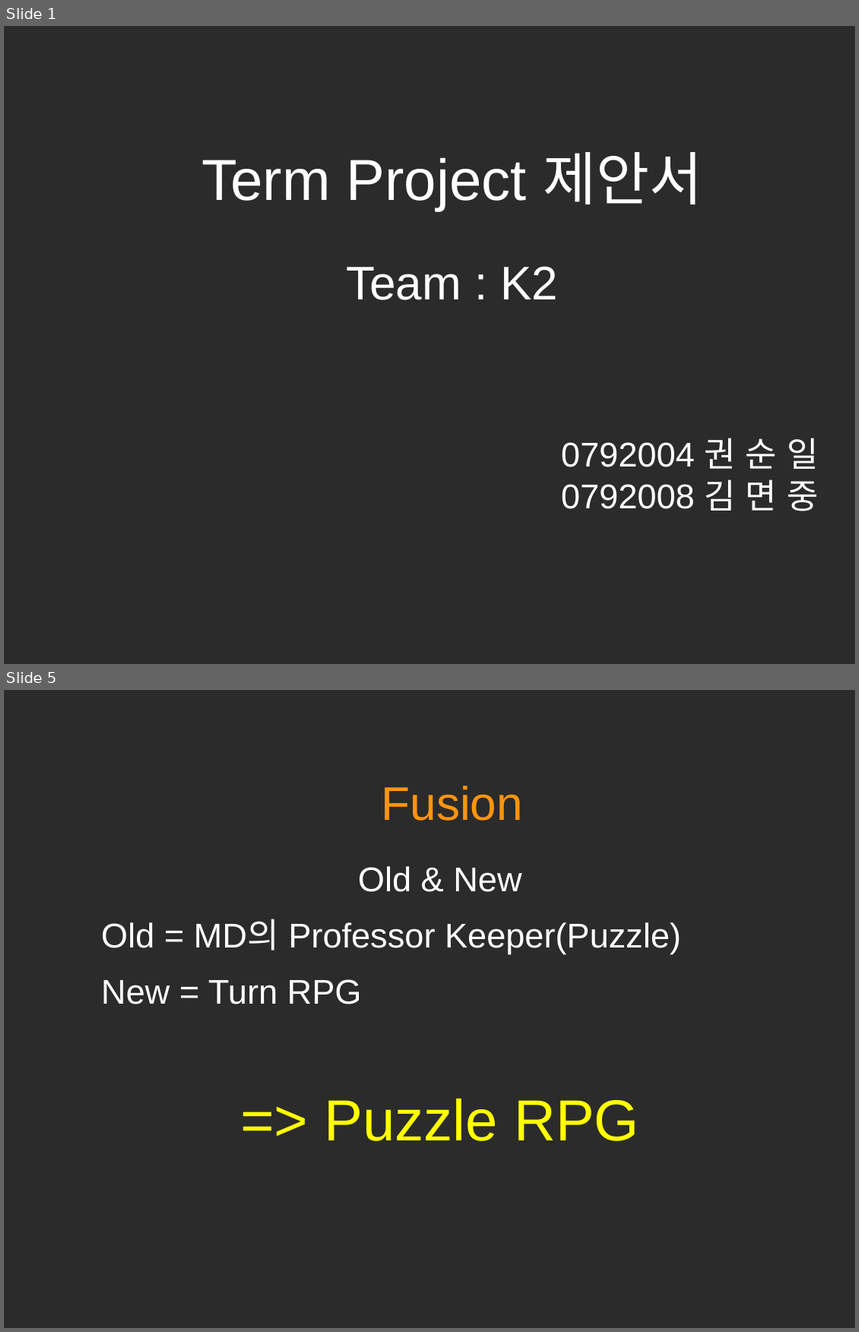
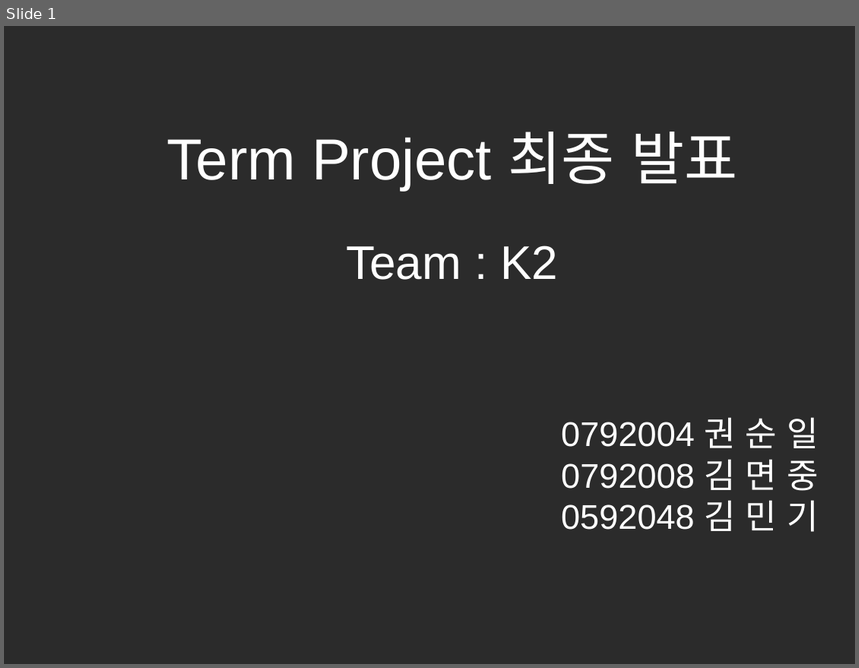
Before and after one commit to hl1itj/Team3, a slide deck: doc/term project 발표자료.odp. Shown one above the other, each under a label of ours: slides 1 and 5 before the commit, slide 1 after it; the slides between them are not shown. The pictures are 859x1332 and 859x668 pixels, drawn with LibreOffice and Linux fonts; fonts in the diff are those of the drawing; background and template pictures are left out; a plain dark background stands for a picture behind light text. Boxes give left, top, right and bottom in pixels: in the first picture for what was removed or moved away, otherwise in the second. Text is boxed around its words. In the diff, an @@ line names an element or a change of style, - is before the commit and + after.

```diff
--- a/doc/term project 발표자료.odp
+++ b/doc/term project 발표자료.odp
@@ slide 5 removed at (4, 690, 855, 1328), background picture (left out) @@
@@ title removed at (382, 786, 523, 821) @@
-Fusion
@@ text removed at (101, 866, 681, 1141) @@
-Old & New
-Old = MD의 Professor Keeper(Puzzle)
-New = Turn RPG
-=> Puzzle RPG
@@ slide 1 changed as well @@
@@ subtitle at (167, 132, 737, 190): text changed @@
-Term Project 제안서
+Term Project 최종 발표
@@ subtitle at (561, 500, 819, 532): paragraph added @@
+0592048 김 민 기
```
Also in this commit, not shown: 2 other slides changed, 4 slides added, 4 other slides removed, 2 other files.
